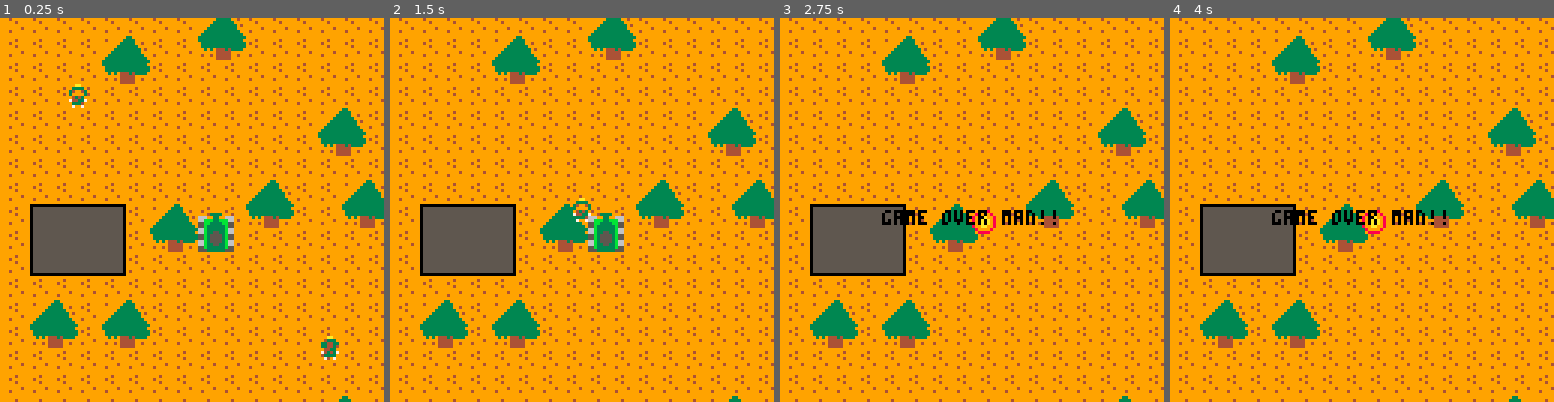
Above: before the commit, frames 1-4 (left to right).
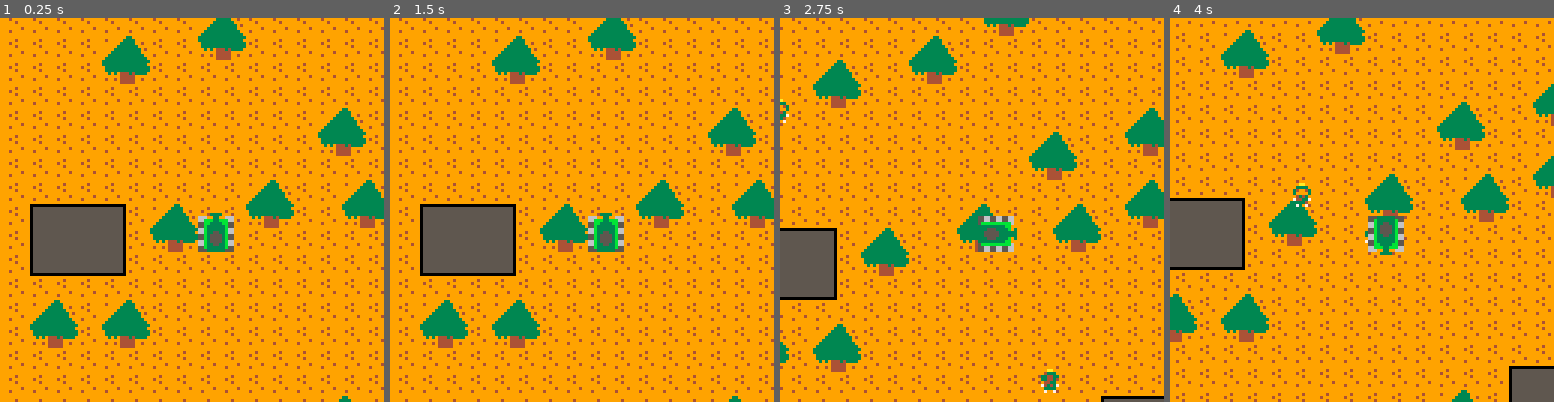
Above: after the commit, the same moments.

Repository: wire8/fly
Game: PICO-8 cartridge tank/tank.p8
The game is run twice, just before and just after one commit, with the same random seed, the same clock (stepped at 60 frames per second) and the same inputs.
Inputs:
- Up to frame 1 (0.25 s): no input
- Up to frame 2 (1.5 s): tap X (X key) at 0.33, 1.07 s; tap O (Z key) at 0.7 s
- Up to frame 3 (2.75 s): hold Right 1.6-2.1 s; tap O (Z key) at 1.7, 2.1, 2.5 s; tap X (X key) at 1.85 s; hold Up 2.15-2.42 s; hold Right from 2.47 s (still down)
- Up to frame 4 (4 s): tap O (Z key) at 2.9, 3.3, 3.7 s; tap X (X key) at 2.97 s; release Right at 3.03 s; hold Left 3.08-3.58 s; hold Down 3.63-3.97 s

The runs differ from the first frame. In frame 1, 0.4% of the frame differs, in the area x 17-89%, y 17-90%; in frame 2, 0.2%; in frame 3, 31%; in frame 4, 32%, in the area x 0-100%, y 0-100%.

Commit message:
Randomize spawning

Diff:
--- a/tank/tank.p8
+++ b/tank/tank.p8
@@ -61,12 +61,9 @@
   for i=1,3 do
     enemies[i] = {}
     enemy = enemies[i]
-    enemy.x = 0 + 100*i
-    enemy.y = 0 + 100*i
-    enemy.direction=bottom
     enemy.sprite=64
     enemy.speed=1
-    enemy.alive=true
+    spawn_enemy(enemy)
   end
 end
 
@@ -199,9 +196,27 @@
 end
 
 function kill_enemy(enemy)
-  enemy.x = player.x + 128
-  enemy.y = player.y + 128
-  enemy.direction=bottom
+  spawn_enemy(enemy)
+end
+
+function spawn_enemy(enemy)
+  random = rnd(100)
+  if (random < 25) then
+    enemy.x = player.x - 128
+    enemy.y = player.y - 128
+  elseif (random < 50) then
+    enemy.x = player.x + 128
+    enemy.y = player.y - 128
+  elseif (random < 75) then
+    enemy.x = player.x - 128
+    enemy.y = player.y + 128
+  else
+    enemy.x = player.x + 128
+    enemy.y = player.y + 128
+  end
+
+  enemy.direction = bottom
+  enemy.alive = true
 end
 
 function kill_player()
